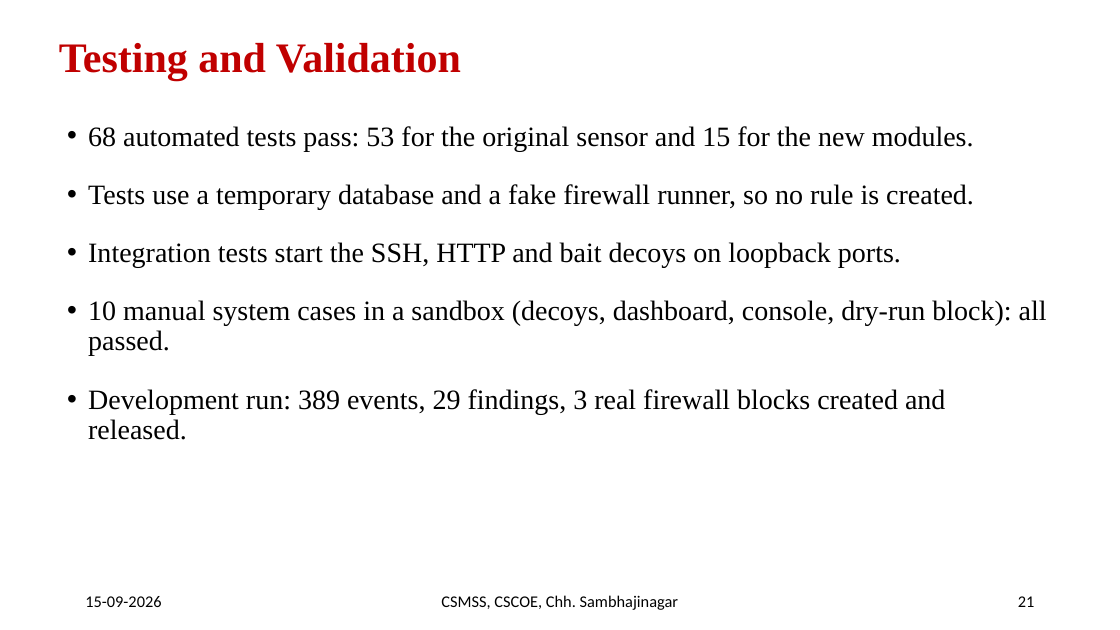
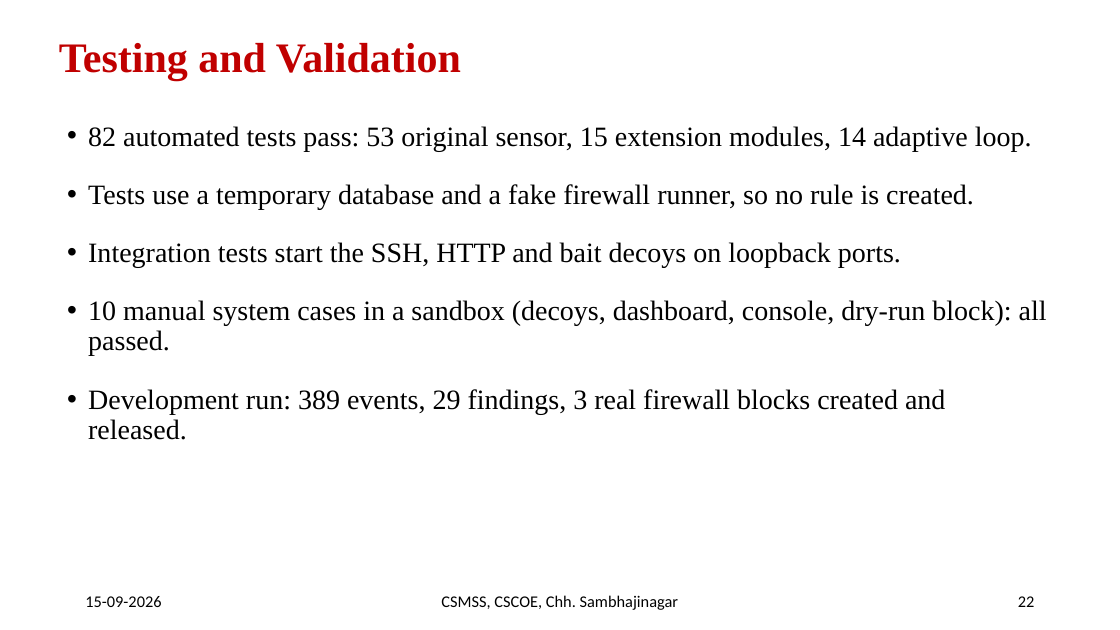
Before and after one commit to Parthbadgujar1/HoneyPot, a slide deck: slide 22 of report/output/Presentation.pptx (slide 21 before the commit). Drawn at 1120x630 pixels with LibreOffice and Linux fonts; fonts in the diff are those of the drawing. Boxes give left, top, right and bottom in pixels: in the first picture for what was removed or moved away, otherwise in the second. Text is boxed around its words. In the diff, an @@ line names an element or a change of style, - is before the commit and + after.

```diff
--- a/report/output/Presentation.pptx
+++ b/report/output/Presentation.pptx
@@ text at box(88, 126, 1032, 151): text changed @@
-• 68 automated tests pass: 53 for the original sensor and 15 for the new modules.
+• 82 automated tests pass: 53 original sensor, 15 extension modules, 14 adaptive loop.
@@ page number at box(1018, 596, 1035, 607): text changed @@
-21
+22
```
Also in this commit, not shown: 9 other slides changed, 1 slide added, 10 other files.
